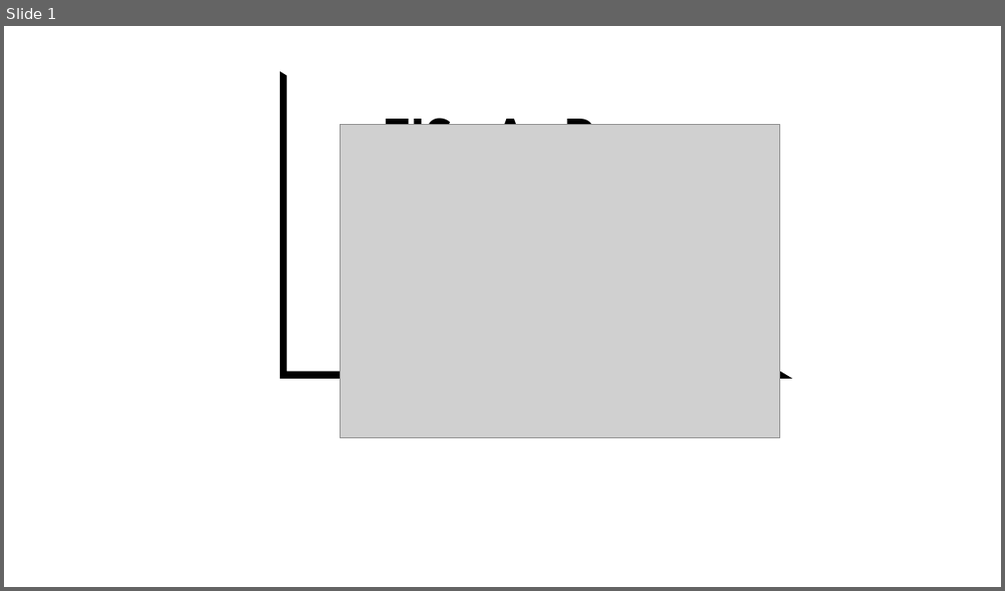
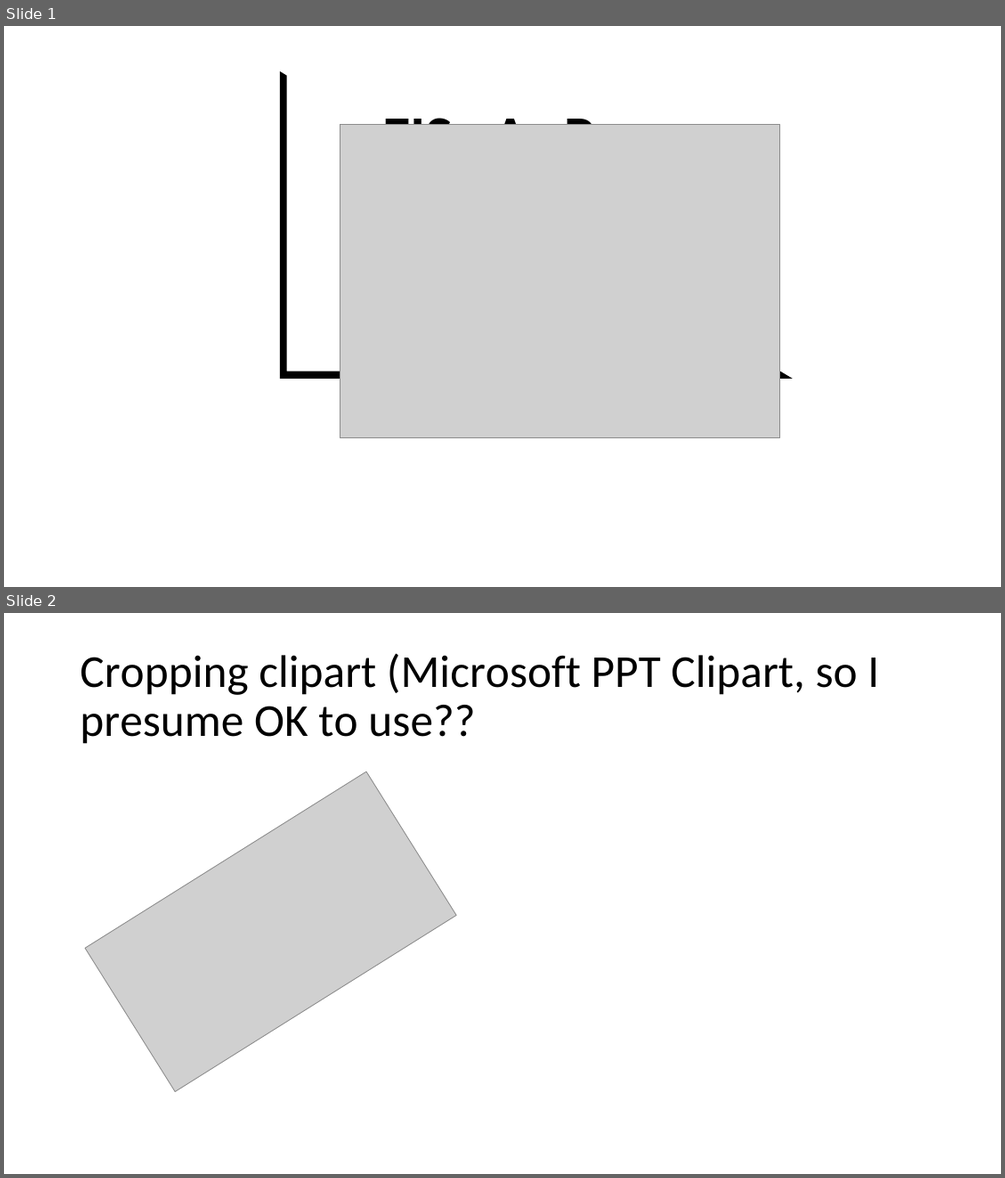
Before and after one commit to EISy-as-Py/eisy, a slide deck: misc_planning/logo_idea.pptx. Shown one above the other, each under a label of ours: slide 1 before the commit, slides 1 and 2 after it. The pictures are 1005x591 and 1005x1178 pixels, drawn with LibreOffice and Linux fonts; fonts in the diff are those of the drawing; grey boxes stand for pictures. Boxes give left, top, right and bottom in pixels: in the first picture for what was removed or moved away, otherwise in the second. Text is boxed around its words. In the diff, an @@ line names an element or a change of style, - is before the commit and + after.

```diff
--- a/misc_planning/logo_idea.pptx
+++ b/misc_planning/logo_idea.pptx
@@ slide 2 added at (4,613,1001,1174), background #FFFFFF @@
@@ title added at (80,653,879,744), 44 pt, text #000000 @@
+Cropping clipart (Microsoft PPT Clipart, so I presume OK to use??
@@ picture added at (85,771,457,1092) @@
```
Also in this commit, not shown: 3 other slides added, 2 slides removed, 1 other file.
